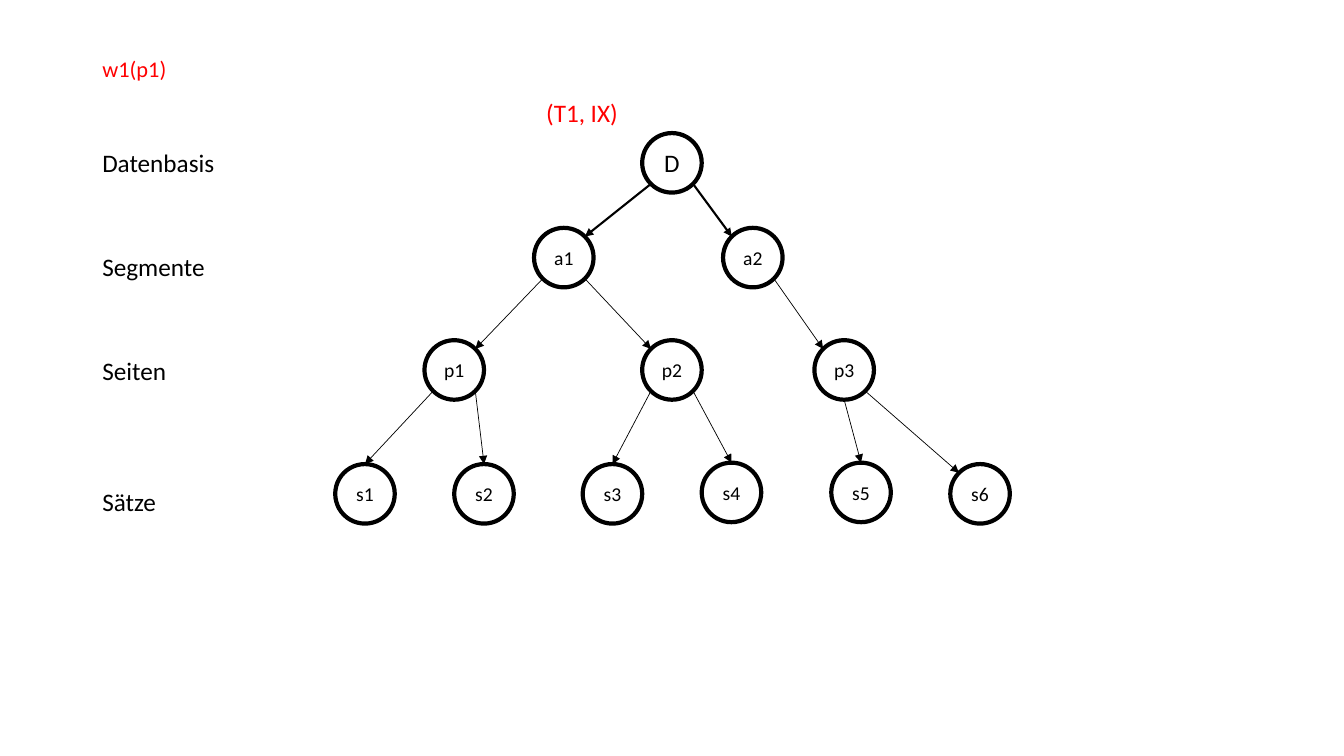
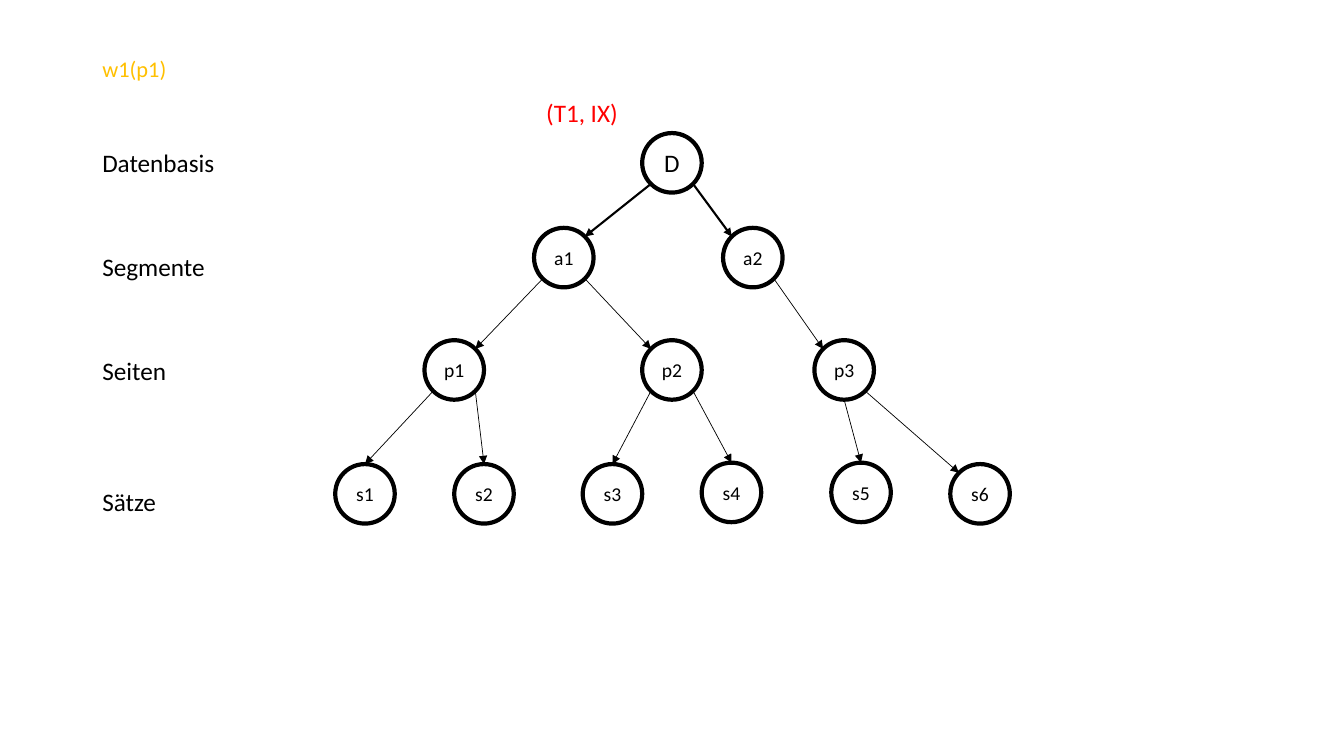
Before and after one commit to ArkonM/4CHIF, a slide deck: slide 1 of DBI_Guenter_Burgstaller/Aufgabe_016/s20170592_4C_21_016.pptx. Drawn at 1344x756 pixels with LibreOffice and Linux fonts; fonts in the diff are those of the drawing. Boxes give left, top, right and bottom in pixels: in the first picture for what was removed or moved away, otherwise in the second. Text is boxed around its words. In the diff, an @@ line names an element or a change of style, - is before the commit and + after.

```diff
--- a/DBI_Guenter_Burgstaller/Aufgabe_016/s20170592_4C_21_016.pptx
+++ b/DBI_Guenter_Burgstaller/Aufgabe_016/s20170592_4C_21_016.pptx
@@ title "w1(p1)" at (102, 61, 166, 81): text colour #FF0000 to #FFC000 @@
```
Also in this commit, not shown: 6 other slides changed, 7 slides added, 2 other files.
